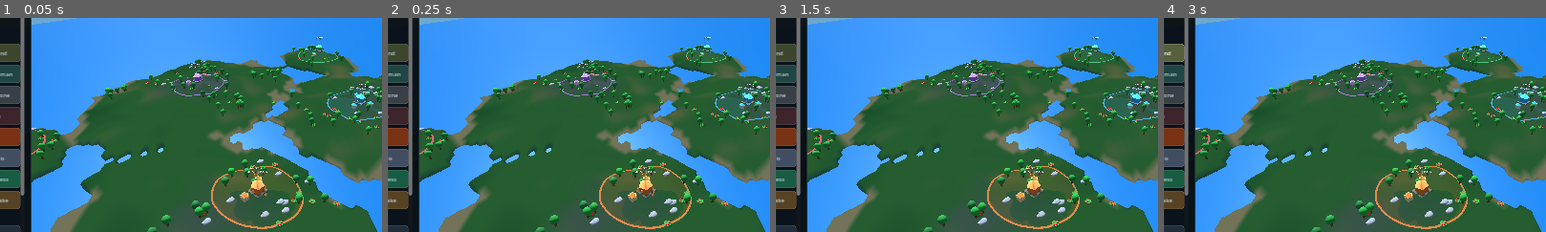
Above: before the commit, frames 1-4 (left to right).
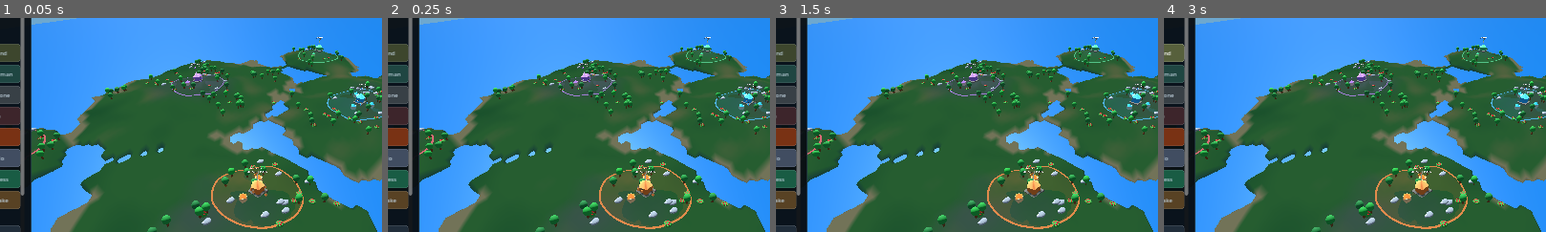
Above: after the commit, the same moments.

Repository: yoimdoingstuff/citysandbox
Game: Godot game, scene res://main.tscn
The game is run twice, just before and just after one commit, with the same random seed, the same clock (stepped at 60 frames per second) and the same inputs.
Inputs:
- Up to frame 1 (0.05 s): no input
- Up to frame 2 (0.25 s): no input
- Up to frame 3 (1.5 s): click "Launch Missile" at 0.5 s; click "Launch Missile" at 1.25 s
- Up to frame 4 (3 s): click "Select City" at 2 s; click "Raise Land" at 2.75 s
The pictures show only the part of the screen within x 14-64%, y 25-75%; the shares and areas given below are measured in that part.

The runs differ from the first frame. In frame 1, 0.2% of the frame differs, in the area x 48-98%, y 13-87%; in frame 2, 0.2%; in frame 3, 0.2%; in frame 4, 0.2%.

Commit message:
Sync city borders with terrain and expand edge housing

Diff:
--- a/main.gd
+++ b/main.gd
@@ -446,7 +446,7 @@
 	var city: Dictionary = cities[city_id]
 	var radius: float = float(city.get("zone_radius", 12.0))
 	camera_auto_focus_target = city["pos"]
-	camera_auto_zoom_target = clamp(maxf(camera_distance, radius * 3.35), camera_distance, TERRAIN_SIZE * 1.65)
+	camera_auto_zoom_target = maxf(camera_distance, minf(TERRAIN_SIZE * 1.65, radius * 3.35))
 	camera_auto_zoom_active = true
 
 
@@ -712,6 +712,8 @@
 		for house in city["houses"]:
 			if is_instance_valid(house):
 				house.position.y = _height_at(p.x + house.position.x, p.z + house.position.z) - p.y
+	for city_id in range(cities.size()):
+		_refresh_city_territory(city_id)
 	for army in armies:
 		var p: Vector3 = army["pos"]
 		p.y = _height_at(p.x, p.z)
@@ -1074,7 +1076,7 @@
 	while houses.size() < desired_houses and houses.size() < 28:
 		var house_index: int = houses.size()
 		var angle: float = float(house_index) * 2.39996
-		var ring: float = 4.0 + float(house_index / 6) * 2.5
+		var ring: float = 4.5 + float(house_index / 6) * 4.0
 		var offset_x: float = cos(angle) * ring
 		var offset_z: float = sin(angle) * ring
 		var terrain_delta: float = _height_at(city["pos"].x + offset_x, city["pos"].z + offset_z) - city["pos"].y
@@ -2419,7 +2421,7 @@
 			var city: Dictionary = cities[selected_city]
 			var owner_id: int = int(city["owner"])
 			var owner_name: String = cities[owner_id]["name"] if owner_id >= 0 and owner_id < cities.size() else city["name"]
-			city_info_label.text = "SELECTED  %s\nDEVELOPMENT  %s\nPOPULATION  %d\nOWNER  %s\nFOOD  %d   WOOD  %d   STONE  %d" % [city["name"], _city_stage_name(int(city.get("stage", 0))), _city_population(selected_city), owner_name, int(city["food"]), int(city["wood"]), int(city["stone"])]
+			city_info_label.text = "SELECTED  %s\nDEVELOPMENT  %s\nPOPULATION  %d\nTERRITORY  %.1f m radius\nOWNER  %s\nFOOD  %d   WOOD  %d   STONE  %d" % [city["name"], _city_stage_name(int(city.get("stage", 0))), _city_population(selected_city), float(city.get("zone_radius", 0.0)), owner_name, int(city["food"]), int(city["wood"]), int(city["stone"])]
 		else:
 			city_info_label.text = "Select a city to view its people, resources and owner."
 	if is_instance_valid(control_button):
